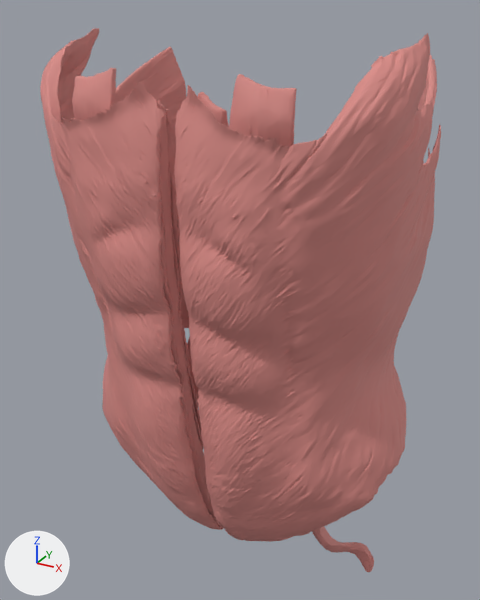
One commit to the glTF model public/models/muscles-abdomen.hi.glb: the scene before it, then after it.
Camera for both pictures: a camera (50 mm lens) standing at (0.232, -0.541, 1.225) and looking at (-0.007, -0.106, 1.008). The lights are fixed; the arrows at lower left show +X, +Y and +Z. The older version comes first. Where no turn or scale is listed for an object, it has been applied to the vertices.

In view in the first picture: 'FJ1431M', 'FJ1452', 'FJ1452M', 'ZA-droit-abdomen-d', 'ZA-droit-abdomen-g', 'ZA-oblique-interne-d', 'ZA-transverse-abdomen-d' and 2 more.
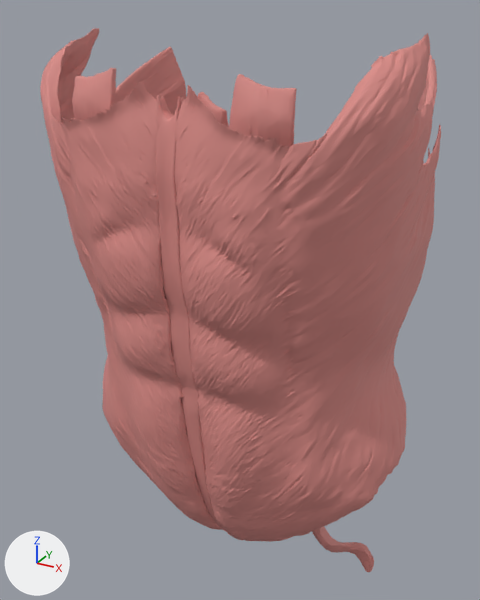
Location of each change, (x1, y1, x2, y2) in pixels of the pictures (480 x 600 px):
'FJ1448', added
    after: (156, 95, 225, 531)
'ZA-oblique-interne-d', unchanged, covered by the edit
    before: (140, 100, 220, 526)
    after: (140, 160, 209, 513)

Edits to the bpy script that builds the scene:
```text
Add me_fj1448:
    me_fj1448.from_pydata(...)  # 997 vertices, 1990 faces; spans x -0.009..0.009, y -0.05..0.05, z -0.195..0.195
    me_fj1448.materials.append(mat_0_7_0_26_0_24)  # pink #da8b86
Add ob_fj1448:
    ob_fj1448 = bpy.data.objects.new('FJ1448', me_fj1448)
    ob_fj1448.location = (-0.0006, -0.1622, 0.9829)
```
